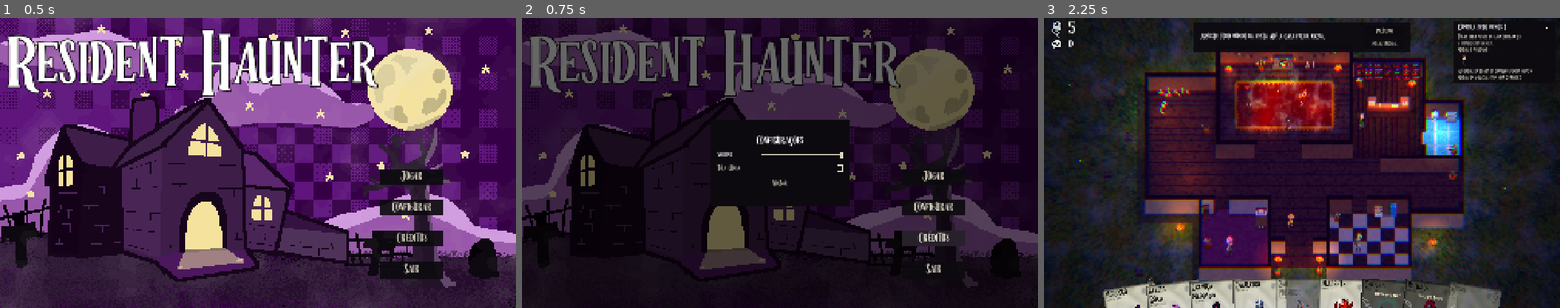
Above: before the commit, frames 1-3 (left to right).
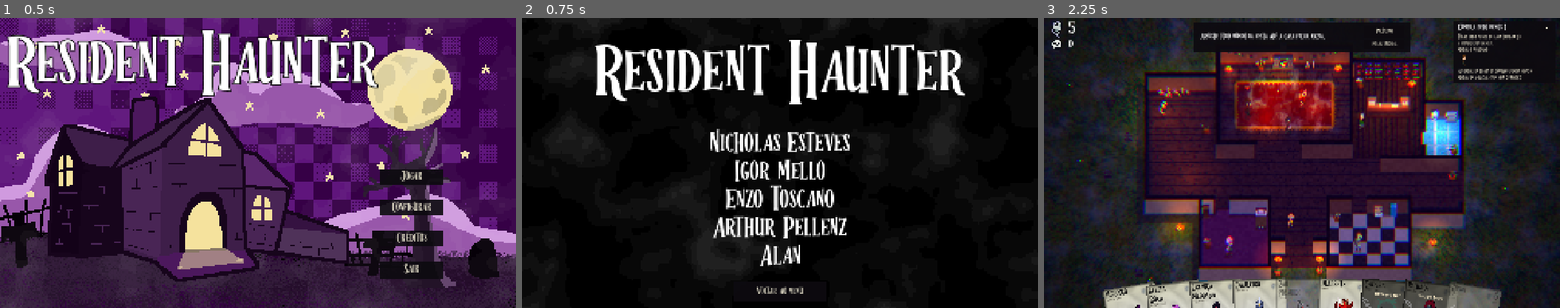
Above: after the commit, the same moments.

Repository: igordemello/gamejamplus2026
Game: Godot game, scene res://scene/menu.tscn
The game is run twice, just before and just after one commit, with the same random seed, the same clock (stepped at 60 frames per second) and the same inputs.
Inputs:
- Up to frame 1 (0.5 s): no input
- Up to frame 2 (0.75 s): click "Créditos" at 0.5 s
- Up to frame 3 (2.25 s): click "Voltar" (after the commit: "Voltar ao menu") at 1.25 s; click "Jogar" at 2 s

Frame 1 is identical in both runs. In frame 2, 51% of the frame differs, in the area x 0-100%, y 0-100%; in frame 3, nothing differs.

Commit message:
tela de creditos

Diff:
--- /dev/null
+++ b/scene/credito.tscn
@@ -0,0 +1,122 @@
+[gd_scene format=3 uid="uid://dlq3otged2xdr"]
+
+[ext_resource type="Shader" uid="uid://bo6qi60mj0v2y" path="res://assets/neblina.gdshader" id="1_628cs"]
+[ext_resource type="FontFile" uid="uid://bw8xfuto4kao2" path="res://fonts/Halloween Spooky.otf" id="2_pnght"]
+[ext_resource type="Script" path="res://scripts/credito.gd" id="3_credito"]
+
+[sub_resource type="FastNoiseLite" id="FastNoiseLite_pnght"]
+frequency = 0.012
+fractal_octaves = 3
+
+[sub_resource type="NoiseTexture2D" id="NoiseTexture2D_neblina"]
+width = 256
+height = 256
+noise = SubResource("FastNoiseLite_pnght")
+seamless = true
+
+[sub_resource type="ShaderMaterial" id="ShaderMaterial_b0av2"]
+shader = ExtResource("1_628cs")
+shader_parameter/ruido = SubResource("NoiseTexture2D_neblina")
+shader_parameter/cor = Color(0.85, 0.85, 0.85, 1)
+shader_parameter/densidade = 0.15
+shader_parameter/vento = Vector2(0.012, 0.003)
+shader_parameter/escala = 0.8
+shader_parameter/tamanho = Vector2(1920, 1080)
+shader_parameter/pixel = 8.0
+shader_parameter/degraus = 4.0
+shader_parameter/borda = 0.0
+
+[sub_resource type="LabelSettings" id="LabelSettings_b0av2"]
+font = ExtResource("2_pnght")
+font_size = 251
+outline_size = 15
+outline_color = Color(0, 0, 0, 1)
+
+[sub_resource type="LabelSettings" id="LabelSettings_g4v7s"]
+font = ExtResource("2_pnght")
+font_size = 101
+
+[node name="Credito" type="Control" unique_id=226988781]
+script = ExtResource("3_credito")
+layout_mode = 3
+anchors_preset = 15
+anchor_right = 1.0
+anchor_bottom = 1.0
+grow_horizontal = 2
+grow_vertical = 2
+
+[node name="ColorRect" type="ColorRect" parent="." unique_id=143623177]
+layout_mode = 1
+anchors_preset = 15
+anchor_right = 1.0
+anchor_bottom = 1.0
+grow_horizontal = 2
+grow_vertical = 2
+color = Color(0, 0, 0, 1)
+
+[node name="neblina" type="ColorRect" parent="." unique_id=857597739]
+material = SubResource("ShaderMaterial_b0av2")
+layout_mode = 1
+anchors_preset = 15
+anchor_right = 1.0
+anchor_bottom = 1.0
+grow_horizontal = 2
+grow_vertical = 2
+mouse_filter = 2
+
+[node name="Label" type="Label" parent="." unique_id=1184013554]
+layout_mode = 1
+anchors_preset = 8
+anchor_left = 0.5
+anchor_top = 0.5
+anchor_right = 0.5
+anchor_bottom = 0.5
+offset_left = -693.0
+offset_top = -441.0
+offset_right = 693.0
+offset_bottom = -189.0
+grow_horizontal = 2
+grow_vertical = 2
+theme_override_font_sizes/font_size = 63
+text = "Resident Haunter"
+label_settings = SubResource("LabelSettings_b0av2")
+
+[node name="Label2" type="Label" parent="." unique_id=1275384180]
+layout_mode = 1
+anchors_preset = 8
+anchor_left = 0.5
+anchor_top = 0.5
+anchor_right = 0.5
+anchor_bottom = 0.5
+offset_left = -693.0
+offset_top = -116.0
+offset_right = 693.0
+offset_bottom = 406.0
+grow_horizontal = 2
+grow_vertical = 2
+theme_override_font_sizes/font_size = 63
+text = "Nicholas Esteves
+Igor Mello
+Enzo Toscano
+Arthur Pellenz
+Alan"
+label_settings = SubResource("LabelSettings_g4v7s")
+horizontal_alignment = 1
+
+[node name="voltar" type="Button" parent="."]
+layout_mode = 1
+anchors_preset = 7
+anchor_left = 0.5
+anchor_top = 1.0
+anchor_right = 0.5
+anchor_bottom = 1.0
+offset_left = -175.0
+offset_top = -96.0
+offset_right = 175.0
+offset_bottom = -24.0
+grow_horizontal = 2
+grow_vertical = 0
+theme_override_font_sizes/font_size = 36
+text = "Voltar ao menu"
+
+[connection signal="pressed" from="voltar" to="." method="_on_voltar_pressed"]
--- a/scene/menu.tscn
+++ b/scene/menu.tscn
@@ -180,5 +180,5 @@
 
 [connection signal="button_down" from="VBoxContainer/btn_play" to="." method="_on_btn_play_button_down"]
 [connection signal="button_down" from="VBoxContainer/btn_config" to="." method="_on_btn_config_button_down"]
-[connection signal="button_down" from="VBoxContainer/btn_credits" to="." method="_on_btn_config_button_down"]
+[connection signal="button_down" from="VBoxContainer/btn_credits" to="." method="_on_btn_credits_button_down"]
 [connection signal="button_down" from="VBoxContainer/btn_sair" to="." method="_on_btn_sair_button_down"]
--- /dev/null
+++ b/scripts/credito.gd
@@ -0,0 +1,4 @@
+extends Control
+
+func _on_voltar_pressed() -> void:
+	get_tree().change_scene_to_file("res://scene/menu.tscn")
--- a/scripts/menu.gd
+++ b/scripts/menu.gd
@@ -21,3 +21,7 @@
 
 func _on_btn_sair_button_down() -> void:
 	get_tree().quit()
+
+
+func _on_btn_credits_button_down() -> void:
+	get_tree().change_scene_to_file("res://scene/credito.tscn")
Not shown, added: scripts/credito.gd.uid
Not shown, changed: CLAUDE.md
